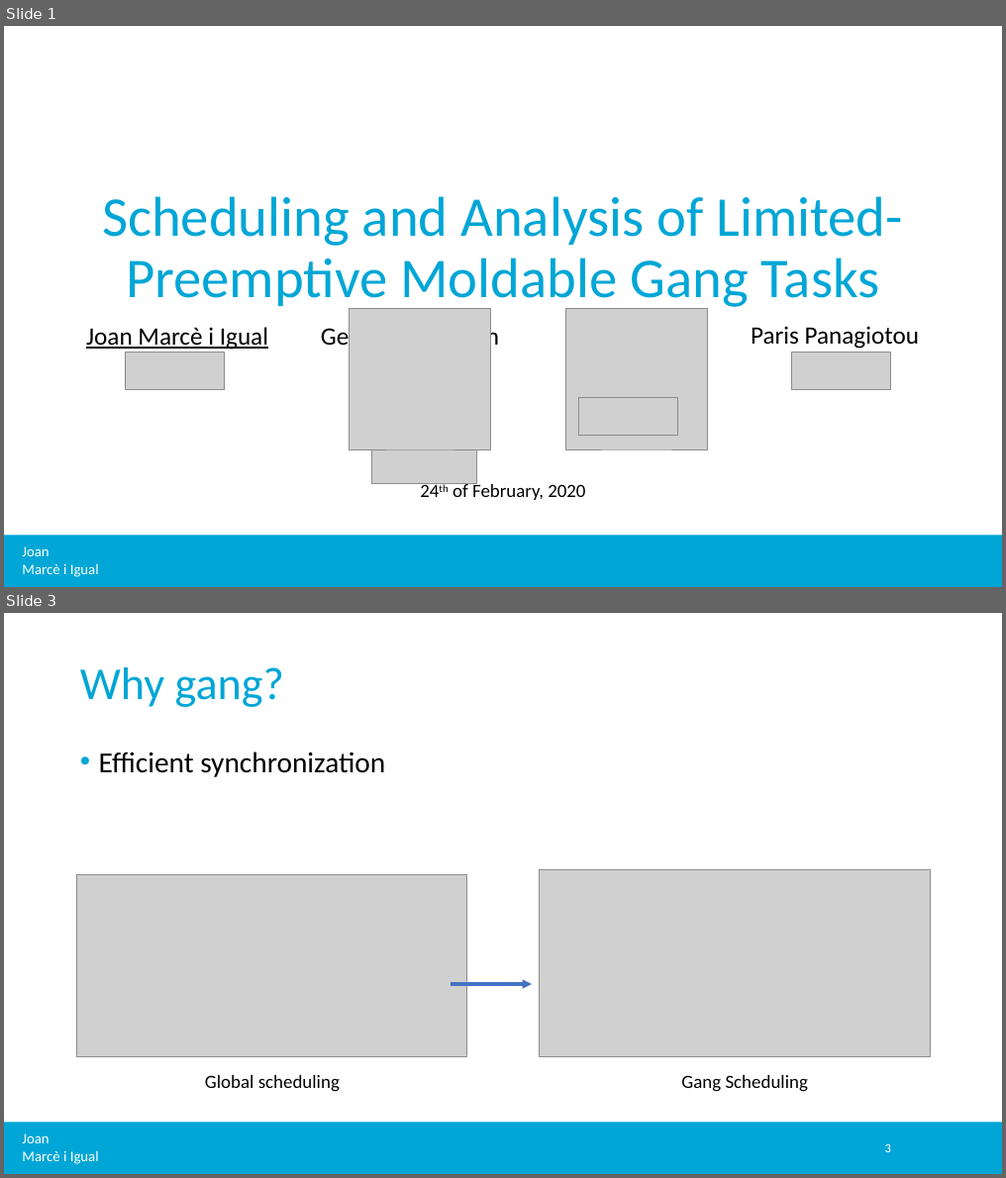
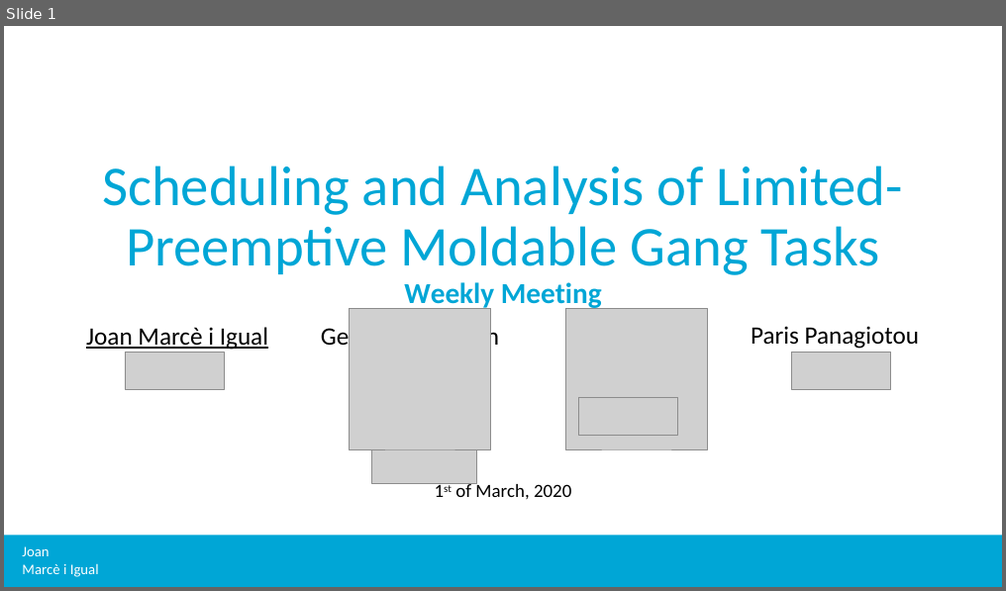
Before and after one commit to jmigual/APATeoria, a slide deck: Notes/TFM_presentations/2020_03_03/2020_03_03.pptx. Shown one above the other, each under a label of ours: slides 1 and 3 before the commit, slide 1 after it; the slides between them are not shown. The pictures are 1006x1178 and 1006x591 pixels, drawn with LibreOffice and Linux fonts; fonts in the diff are those of the drawing; grey boxes stand for pictures; background and template pictures are left out. Boxes give left, top, right and bottom in pixels: in the first picture for what was removed or moved away, otherwise in the second. Text is boxed around its words. In the diff, an @@ line names an element or a change of style, - is before the commit and + after.

```diff
--- a/Notes/TFM_presentations/2020_03_03/2020_03_03.pptx
+++ b/Notes/TFM_presentations/2020_03_03/2020_03_03.pptx
@@ slide 3 removed at [4, 613, 1002, 1174], background #FFFFFF; not listed: 2 template elements that a slide beside it also shows @@
@@ title removed at [80, 667, 284, 707] @@
-Why gang?
@@ text removed at [99, 752, 385, 777] @@
-• Efficient synchronization
@@ picture removed at [76, 875, 467, 1057] @@
@@ picture removed at [540, 869, 930, 1057] @@
@@ arrow removed from (450, 984) to (532, 984) @@
@@ text removed at [205, 1075, 340, 1092] @@
-Global scheduling
@@ text removed at [681, 1075, 808, 1092] @@
-Gang Scheduling
@@ page number removed at [885, 1145, 891, 1153] @@
-3
@@ slide 1 changed as well @@
@@ title at [102, 166, 903, 310]: text changed @@
-Scheduling and Analysis of Limited-Preemptive Moldable Gang Tasks
+Scheduling and Analysis of Limited-Preemptive Moldable Gang Tasks
+Weekly Meeting
@@ text at [455, 482, 571, 499]: text changed @@
-24th of February, 2020
+1st of March, 2020
```
Also in this commit, not shown: 1 other slide changed, 4 slides added, 21 other slides removed, 3 other files.
